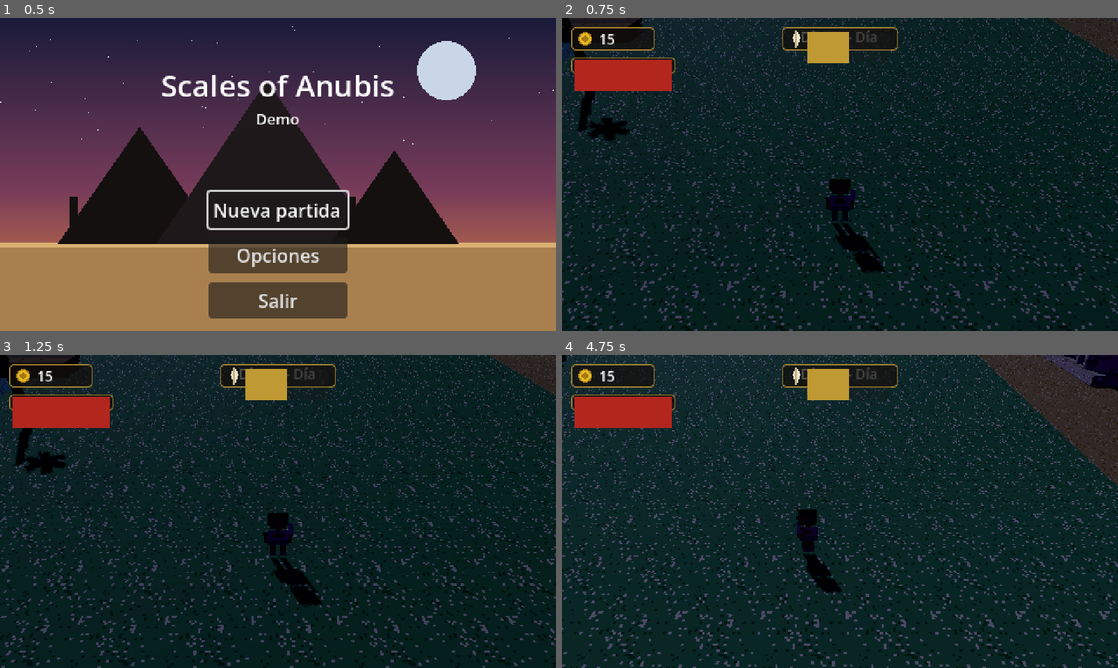
Above: before the commit, frames 1-4 (two rows, left to right).
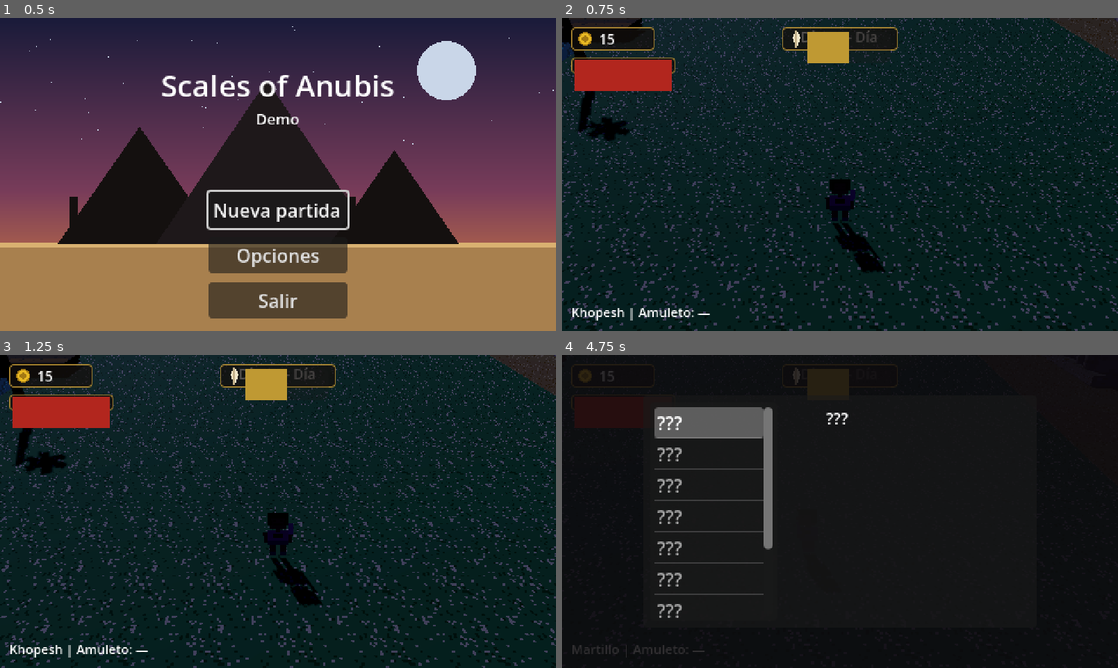
Above: after the commit, the same moments.

Repository: Aslannt/ScalesOfAnubis
Game: Godot game, scene res://scenes/ui/Main.tscn
Two runs of this game, one before a commit and one after it. Both use one fixed random seed, a clock stepped at 60 frames per second and the inputs below.
Inputs (mouse positions are in pixels of both pictures, inside the frame that each line leads up to):
- Up to frame 1 (0.5 s): no input
- Up to frame 2 (0.75 s): click "Nueva partida" at 0.5 s
- Up to frame 3 (1.25 s): no input
- Up to frame 4 (4.75 s): move the mouse to (962, 495) at 1.27 s; hold D (move_right) 1.28-2.03 s; hold Tab (codex) 1.28-2.03 s; tap Q (amulet) at 1.35, 3.8, 4.35 s; move the mouse to (728, 527) at 2.02 s; hold S (move_down) 2.03-2.78 s; tap Tab (codex) at 2.1 s; tap 1 (tool_1) at 2.3, 2.85 s; move the mouse to (895, 442) at 2.77 s; hold D (move_right) 2.78-3.53 s; tap 2 (tool_2) at 3.05, 3.6 s; move the mouse to (812, 574) at 3.52 s; hold W (move_up) 3.53-4.28 s; move the mouse to (1006, 558) at 4.27 s; hold A (move_left) from 4.28 s (still down); hold Tab (codex) from 4.28 s (still down)

Frame 1 is identical in both runs. In frame 2, 0.3% of the frame differs, in the area x 1-27%, y 92-97%; in frame 3, 0.3%; in frame 4, 28%, in the area x 0-100%, y 0-100%.

Commit message:
Anadir codice (Tab) y amuletos (Q) funcionales
- Ventana de codice con las 10 entradas de data/codex.json, entradas
  bloqueadas se ven como "???" hasta desbloquearse por progreso real
  (matar un enemigo, cosechar, empezar una noche, sobrevivir a un dia,
  arrancar la partida).
- Amuletos equipables con Q (Anj: regenera vida con el tiempo; Escarabajo
  del corazon: revive una vez por noche), ciclando entre los que el
  jugador posee.
- equipped_weapon movido a GameState para que el HUD lo pueda mostrar sin
  depender del nodo Player.
- Verificado headless sin errores.

Co-Authored-By: Claude Sonnet 5 <noreply@anthropic.com>

Diff:
--- a/scenes/world/Farm.tscn
+++ b/scenes/world/Farm.tscn
@@ -7,6 +7,7 @@
 [ext_resource type="Script" path="res://scripts/world/camera_rig.gd" id="5_cam"]
 [ext_resource type="PackedScene" path="res://scenes/ui/HUD.tscn" id="6_hud"]
 [ext_resource type="Script" path="res://scripts/ui/pause_menu.gd" id="7_pause"]
+[ext_resource type="Script" path="res://scripts/ui/codex_menu.gd" id="8_codex"]
 
 [sub_resource type="ProceduralSkyMaterial" id="ProceduralSkyMaterial_1"]
 sky_top_color = Color(0.16, 0.29, 0.55, 1)
@@ -61,3 +62,6 @@
 
 [node name="PauseMenu" type="CanvasLayer" parent="."]
 script = ExtResource("7_pause")
+
+[node name="CodexMenu" type="CanvasLayer" parent="."]
+script = ExtResource("8_codex")
--- a/scripts/autoload/game_state.gd
+++ b/scripts/autoload/game_state.gd
@@ -16,7 +16,10 @@
 var heart_weight: float = HEART_START
 var current_day: int = 1
 var inventory: Dictionary = {}  # item_id -> cantidad
+var owned_amulets: Array = ["anj", "escarabajo"]
 var equipped_amulet: String = ""
+var equipped_weapon: String = "khopesh"  # khopesh | martillo
+var escarabajo_usado_esta_noche: bool = false
 var decisiones: Dictionary = {}  # id_decision -> valor elegido
 
 var crops: Dictionary = {}
@@ -34,7 +37,16 @@
 
 func _ready() -> void:
 	_cargar_crops()
-	GameTime.night_started.connect(func(): crops_lost_tonight = 0; enemies_defeated_tonight = 0)
+	GameTime.night_started.connect(func():
+		crops_lost_tonight = 0
+		enemies_defeated_tonight = 0
+		escarabajo_usado_esta_noche = false
+		Codex.unlock("sheut")
+		Codex.unlock("duat")
+	)
+	GameTime.day_started.connect(func(): Codex.unlock("maat"))
+	Codex.unlock("anubis")
+	Codex.unlock("thot")
 
 
 func _cargar_crops() -> void:
--- a/scripts/enemies/enemy_base.gd
+++ b/scripts/enemies/enemy_base.gd
@@ -87,4 +87,5 @@
 
 func die() -> void:
 	GameState.enemies_defeated_tonight += 1
+	Codex.unlock("ammit")
 	queue_free()
--- a/scripts/player/player.gd
+++ b/scripts/player/player.gd
@@ -22,7 +22,9 @@
 var _attack_t := 0.0
 var _combo_index := 0
 
-var equipped_weapon: String = "khopesh"  # khopesh | martillo
+var _anj_timer: float = 0.0
+const ANJ_INTERVAL := 6.0
+const ANJ_HEAL := 15
 
 var world_builder: WorldBuilder = null
 
@@ -44,7 +46,7 @@
 	sprite.sprite_frames = frames
 	sprite.play("south_idle")
 	attack_area.monitoring = false
-	GameState.health_changed.connect(func(h, _m): if h <= 0: died.emit())
+	GameState.health_changed.connect(_on_health_changed)
 
 
 func _physics_process(delta: float) -> void:
@@ -81,10 +83,14 @@
 		_try_farm_interact()
 
 	if Input.is_action_just_pressed("tool_1"):
-		equipped_weapon = "khopesh"
+		GameState.equipped_weapon = "khopesh"
 	if Input.is_action_just_pressed("tool_2"):
-		equipped_weapon = "martillo"
-
+		GameState.equipped_weapon = "martillo"
+
+	if Input.is_action_just_pressed("amulet"):
+		_cycle_amulet()
+
+	_update_amulet_passive(delta)
 	_update_animation()
 
 
@@ -112,7 +118,7 @@
 
 func _start_attack() -> void:
 	_attacking = true
-	var stats: Dictionary = WEAPON_STATS[equipped_weapon]
+	var stats: Dictionary = WEAPON_STATS[GameState.equipped_weapon]
 	_attack_t = float(stats["cooldown"])
 	_combo_index = (_combo_index + 1) % int(stats["golpes"])
 	var shape: SphereShape3D = attack_shape.shape
@@ -185,6 +191,43 @@
 		sprite.play("%s_idle" % group)
 
 
+func _cycle_amulet() -> void:
+	var owned: Array = GameState.owned_amulets
+	if owned.is_empty():
+		return
+	if GameState.equipped_amulet == "":
+		GameState.equipped_amulet = owned[0]
+	else:
+		var idx := owned.find(GameState.equipped_amulet)
+		if idx == -1 or idx == owned.size() - 1:
+			GameState.equipped_amulet = ""
+		else:
+			GameState.equipped_amulet = owned[idx + 1]
+	Codex.unlock("amuletos")
+
+
+func _update_amulet_passive(delta: float) -> void:
+	if GameState.equipped_amulet != "anj":
+		return
+	if GameState.health >= GameState.max_health:
+		_anj_timer = 0.0
+		return
+	_anj_timer += delta
+	if _anj_timer >= ANJ_INTERVAL:
+		_anj_timer = 0.0
+		GameState.heal(ANJ_HEAL)
+
+
+func _on_health_changed(h: int, _m: int) -> void:
+	if h <= 0:
+		if GameState.equipped_amulet == "escarabajo" and not GameState.escarabajo_usado_esta_noche:
+			GameState.escarabajo_usado_esta_noche = true
+			GameState.health = int(GameState.max_health * 0.5)
+			GameState.health_changed.emit(GameState.health, GameState.max_health)
+			return
+		died.emit()
+
+
 func take_hit(amount: int, knockback: Vector3 = Vector3.ZERO) -> void:
 	if _invulnerable:
 		return
--- /dev/null
+++ b/scripts/ui/codex_menu.gd
@@ -0,0 +1,104 @@
+extends CanvasLayer
+## Códice / Libro de los Muertos (Tab). GDD 6.8: solo lore verificado.
+
+var _list: ItemList
+var _detalle_titulo: Label
+var _detalle_texto: Label
+var _detalle_thot: Label
+var _icono: TextureRect
+var _ids_visibles: Array = []
+
+
+func _ready() -> void:
+	process_mode = Node.PROCESS_MODE_ALWAYS
+	layer = 15
+	visible = false
+
+	var bg := ColorRect.new()
+	bg.color = Color(0.05, 0.04, 0.05, 0.85)
+	bg.set_anchors_preset(Control.PRESET_FULL_RECT)
+	add_child(bg)
+
+	var panel := Panel.new()
+	panel.set_anchors_preset(Control.PRESET_CENTER)
+	panel.position = Vector2(-170, -100)
+	panel.size = Vector2(340, 200)
+	bg.add_child(panel)
+
+	_list = ItemList.new()
+	_list.position = Vector2(6, 6)
+	_list.size = Vector2(110, 188)
+	_list.item_selected.connect(_on_selected)
+	panel.add_child(_list)
+
+	_icono = TextureRect.new()
+	_icono.position = Vector2(124, 8)
+	_icono.size = Vector2(28, 28)
+	_icono.texture_filter = TextureRect.TEXTURE_FILTER_NEAREST
+	_icono.expand_mode = TextureRect.EXPAND_IGNORE_SIZE
+	_icono.stretch_mode = TextureRect.STRETCH_KEEP_ASPECT_CENTERED
+	panel.add_child(_icono)
+
+	_detalle_titulo = Label.new()
+	_detalle_titulo.position = Vector2(158, 10)
+	_detalle_titulo.add_theme_font_size_override("font_size", 14)
+	panel.add_child(_detalle_titulo)
+
+	_detalle_texto = Label.new()
+	_detalle_texto.position = Vector2(124, 42)
+	_detalle_texto.size = Vector2(206, 90)
+	_detalle_texto.autowrap_mode = TextServer.AUTOWRAP_WORD
+	panel.add_child(_detalle_texto)
+
+	_detalle_thot = Label.new()
+	_detalle_thot.position = Vector2(124, 138)
+	_detalle_thot.size = Vector2(206, 56)
+	_detalle_thot.autowrap_mode = TextServer.AUTOWRAP_WORD
+	_detalle_thot.add_theme_color_override("font_color", Color(0.6, 0.85, 0.9))
+	panel.add_child(_detalle_thot)
+
+	Codex.entry_unlocked.connect(func(_id): _refresh_list())
+	_refresh_list()
+
+
+func _unhandled_input(event: InputEvent) -> void:
+	if event.is_action_pressed("codex"):
+		toggle()
+		get_viewport().set_input_as_handled()
+
+
+func toggle() -> void:
+	visible = not visible
+	if visible:
+		_refresh_list()
+
+
+func _refresh_list() -> void:
+	var sel := _list.get_selected_items()
+	_list.clear()
+	_ids_visibles.clear()
+	for e in Codex.entries:
+		var texto: String = e["titulo"] if e["desbloqueada"] else "???"
+		_list.add_item(texto)
+		_ids_visibles.append(e["id"])
+	if sel.size() > 0:
+		_list.select(sel[0])
+		_on_selected(sel[0])
+	elif _ids_visibles.size() > 0:
+		_list.select(0)
+		_on_selected(0)
+
+
+func _on_selected(index: int) -> void:
+	var id: String = _ids_visibles[index]
+	var e: Dictionary = Codex.get_entry(id)
+	if not e.get("desbloqueada", false):
+		_detalle_titulo.text = "???"
+		_detalle_texto.text = ""
+		_detalle_thot.text = ""
+		_icono.texture = null
+		return
+	_detalle_titulo.text = e["titulo"]
+	_detalle_texto.text = e["texto"]
+	_detalle_thot.text = "Thot: \"%s\"" % e["thot"]
+	_icono.texture = load(e["icono"])
--- a/scripts/ui/hud.gd
+++ b/scripts/ui/hud.gd
@@ -148,5 +148,6 @@
 	pass
 
 
-func set_weapon_label(text: String) -> void:
-	_lbl_arma.text = text
+func _process(_delta: float) -> void:
+	var amuleto := GameState.equipped_amulet.capitalize() if GameState.equipped_amulet != "" else "—"
+	_lbl_arma.text = "%s | Amuleto: %s" % [GameState.equipped_weapon.capitalize(), amuleto]
--- a/scripts/world/farm_plot.gd
+++ b/scripts/world/farm_plot.gd
@@ -100,6 +100,7 @@
 		return ""
 	var id := crop_id
 	GameState.add_item(id, 1)
+	Codex.unlock("cultivos")
 	crop_id = ""
 	growth_day = 0
 	watered_today = false
Not shown: 1 places in scenes/world/Farm.tscn that only renumber resources
